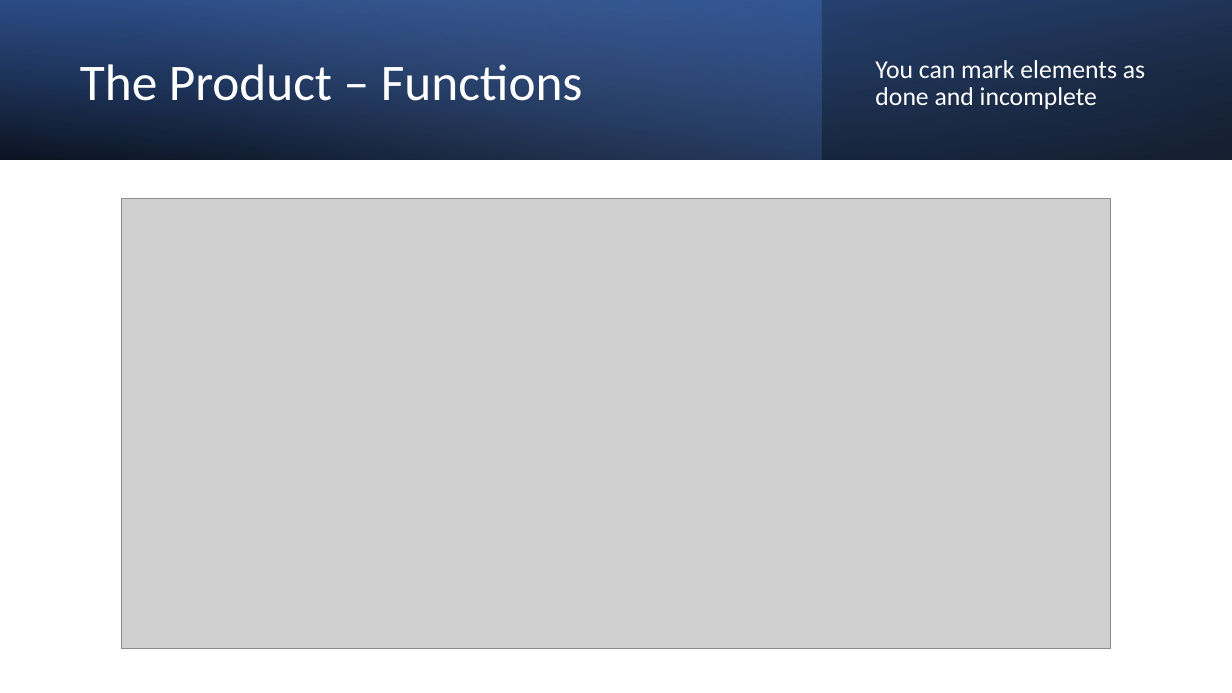
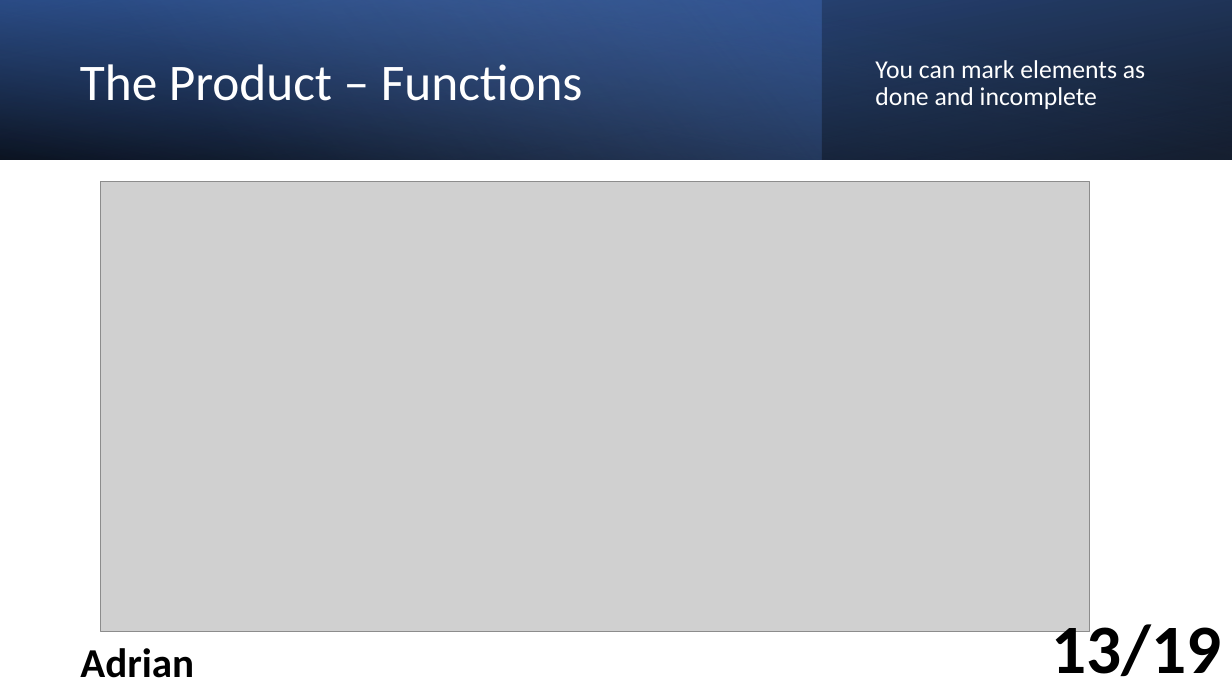
Before and after one commit to LuckyForce/ShareList, a slide deck: slide 13 of documents/T3-ShareList-Abschlusspräsentation_v1.0.pptx (slide 11 before the commit). Drawn at 1232x693 pixels with LibreOffice and Linux fonts; fonts in the diff are those of the drawing; grey boxes stand for pictures. Boxes give left, top, right and bottom in pixels: in the first picture for what was removed or moved away, otherwise in the second. Text is boxed around its words. In the diff, an @@ line names an element or a change of style, - is before the commit and + after.

```diff
--- a/documents/T3-ShareList-Abschlusspräsentation_v1.0.pptx
+++ b/documents/T3-ShareList-Abschlusspräsentation_v1.0.pptx
@@ picture moved from (x1=122, y1=199, x2=1111, y2=649) to (x1=101, y1=182, x2=1090, y2=632) @@
@@ text added at (x1=1051, y1=616, x2=1221, y2=676), 54 pt, text #000000, bold @@
+13/19
@@ text added at (x1=80, y1=648, x2=194, y2=678), 32 pt, text #000000, bold @@
+Adrian
```
Also in this commit, not shown: 15 other slides changed, 3 slides added, 1 other file.
